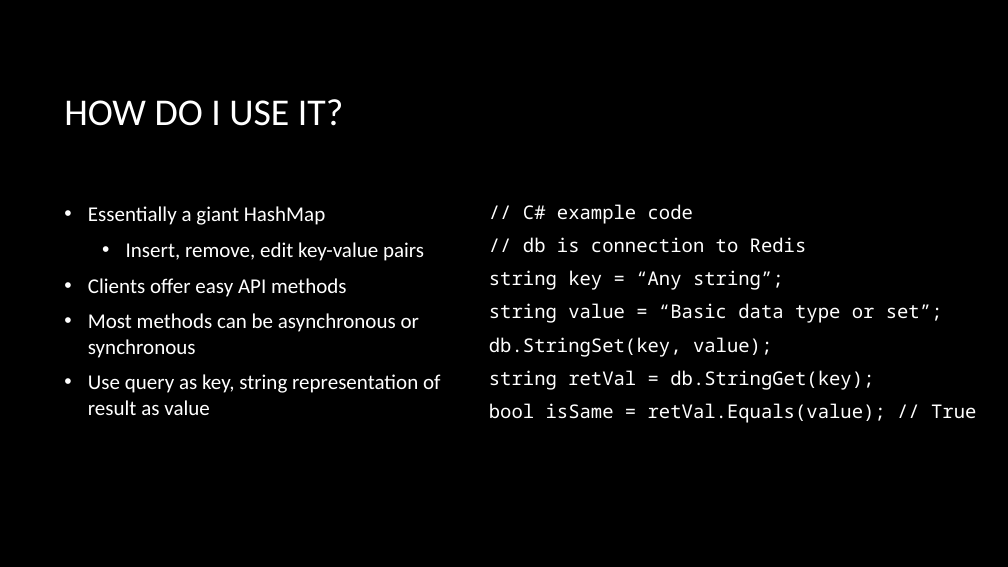
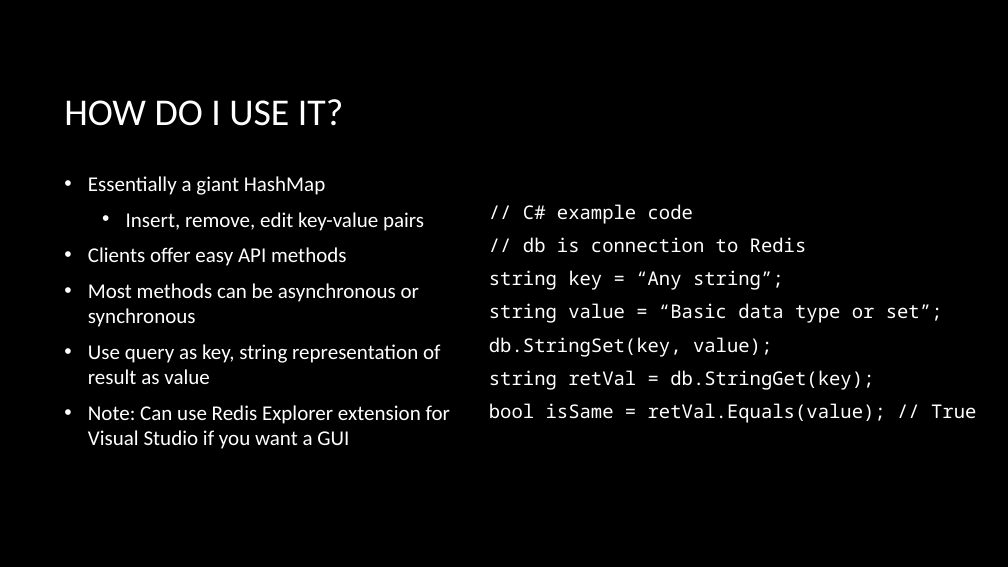
Before and after one commit to zoldham/Redis-Intro, a slide deck: slide 5 of Presenters/Presentation.pptx. Drawn at 1008x567 pixels with LibreOffice and Linux fonts; fonts in the diff are those of the drawing; background and template pictures are left out. Boxes give left, top, right and bottom in pixels: in the first picture for what was removed or moved away, otherwise in the second. Text is boxed around its words. In the diff, an @@ line names an element or a change of style, - is before the commit and + after.

```diff
--- a/Presenters/Presentation.pptx
+++ b/Presenters/Presentation.pptx
@@ text at box(88, 405, 450, 449): paragraph added @@
+• Note: Can use Redis Explorer extension for Visual Studio if you want a GUI
```
Also in this commit, not shown: 3 other slides changed, 2 other files.
